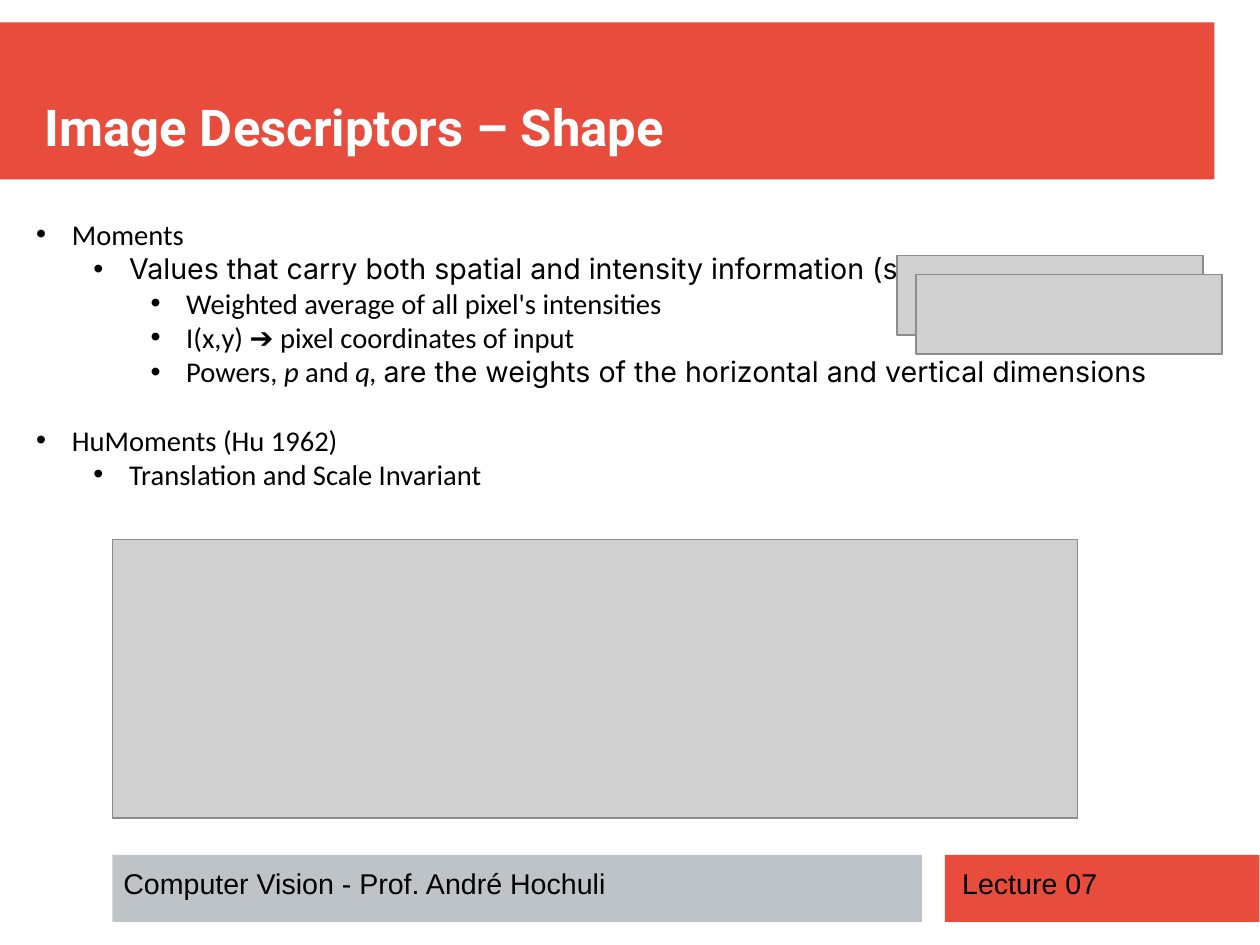
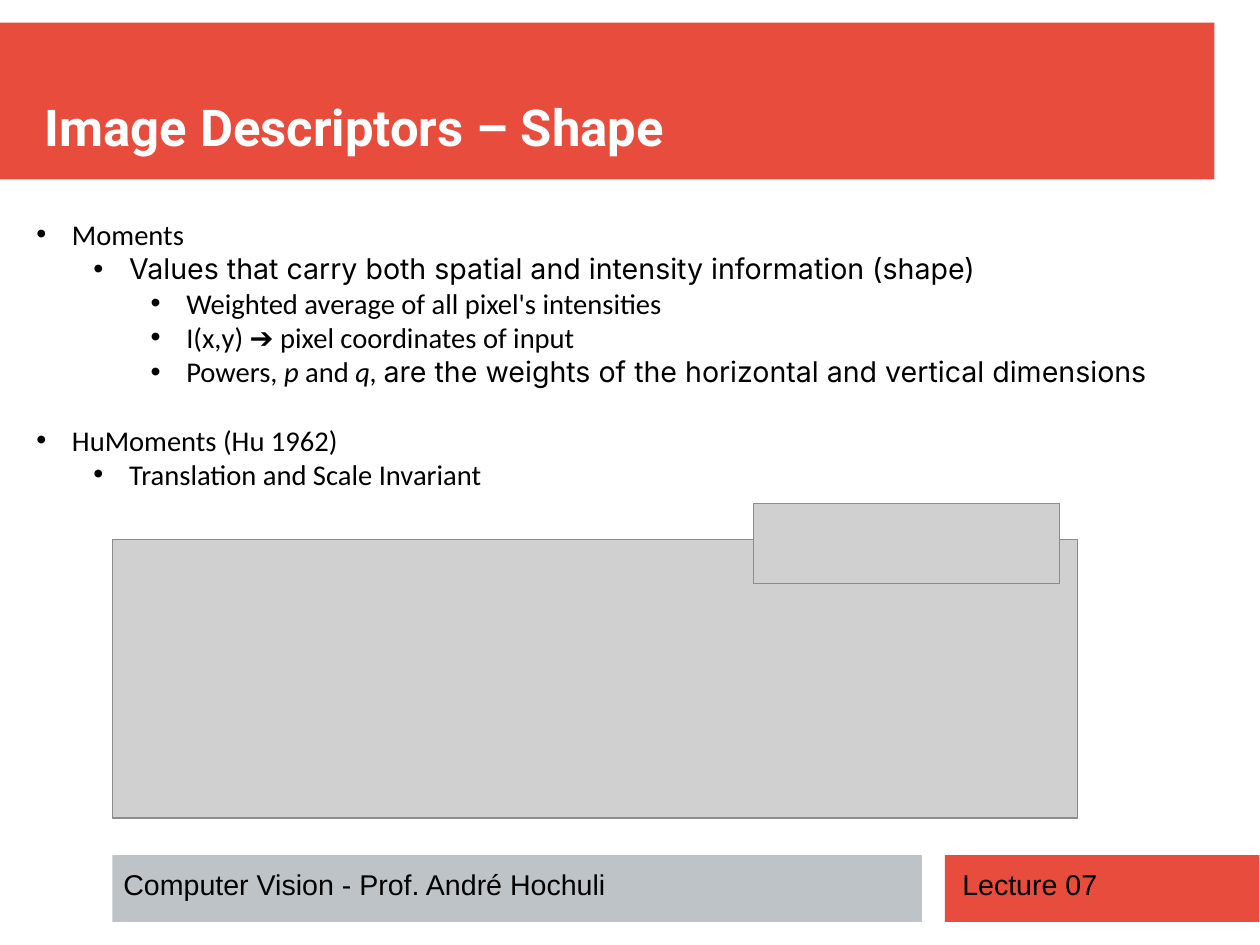
Before and after one commit to andrehochuli/teaching, a slide deck: slide 4 of ComputerVision/Lecture 07 - Image Descriptors/Lecture 07 - Image Descriptors.pptx. Drawn at 1260x945 pixels with LibreOffice and Linux fonts; fonts in the diff are those of the drawing; grey boxes stand for pictures. Boxes give left, top, right and bottom in pixels: in the first picture for what was removed or moved away, otherwise in the second. Text is boxed around its words. In the diff, an @@ line names an element or a change of style, - is before the commit and + after.

```diff
--- a/ComputerVision/Lecture 07 - Image Descriptors/Lecture 07 - Image Descriptors.pptx
+++ b/ComputerVision/Lecture 07 - Image Descriptors/Lecture 07 - Image Descriptors.pptx
@@ picture removed at box(916, 274, 1222, 354) @@
@@ picture: place and size @@
-picture at box(898, 255, 1204, 335)
+picture at box(753, 504, 1060, 584)
```
Also in this commit, not shown: 2 other files.
